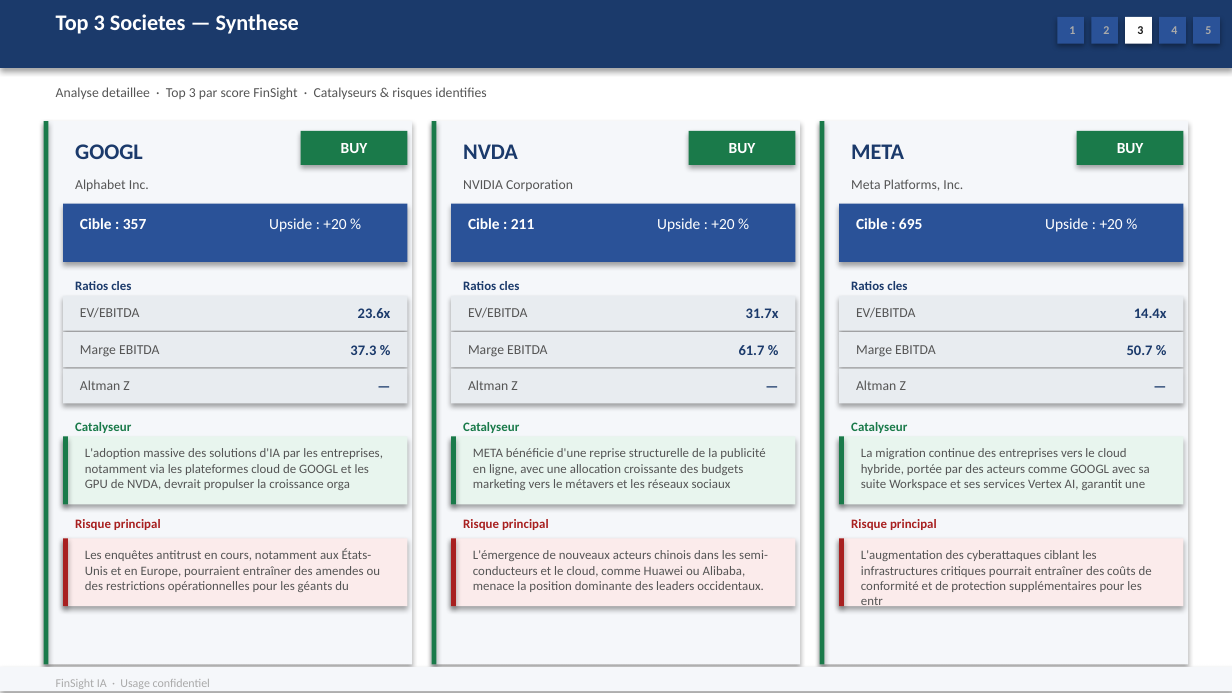
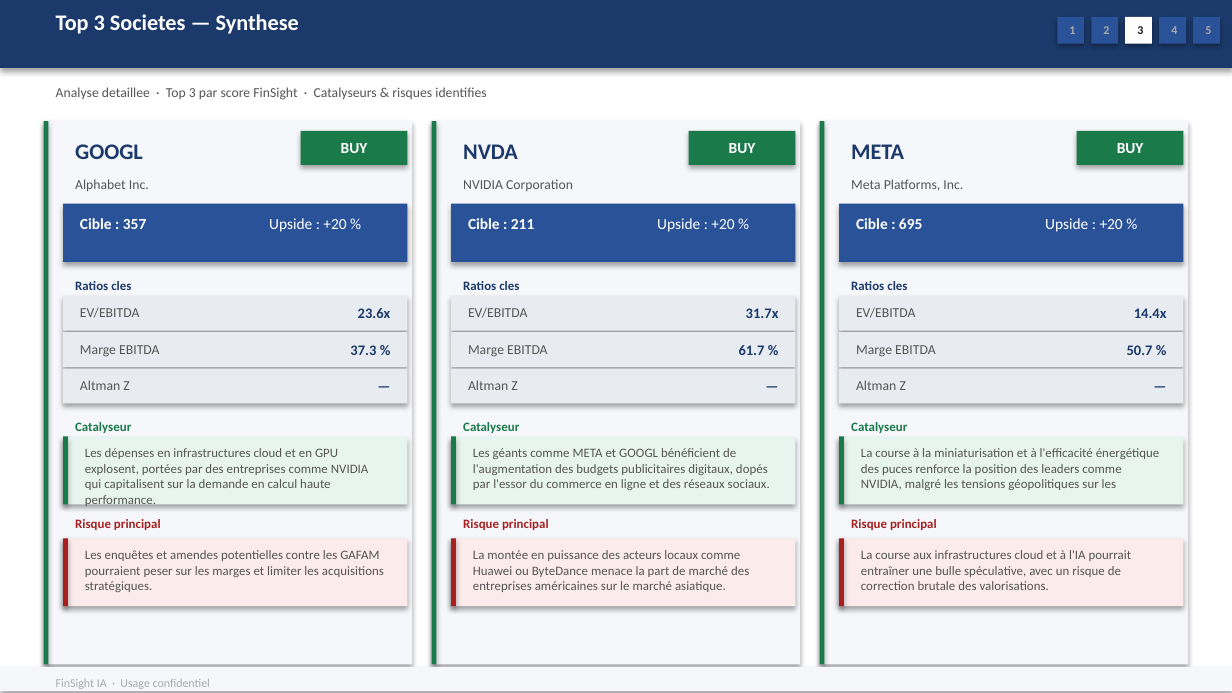
Before and after one commit to baptistejeh07-art/finsight-ia, a slide deck: slide 13 of preview/secteur_Technology_S&P_500/secteur_Technology_S&P_500.pptx. Drawn at 1232x693 pixels with LibreOffice and Linux fonts; fonts in the diff are those of the drawing. Boxes give left, top, right and bottom in pixels: in the first picture for what was removed or moved away, otherwise in the second. Text is boxed around its words. In the diff, an @@ line names an element or a change of style, - is before the commit and + after.

```diff
--- a/preview/secteur_Technology_S&P_500/secteur_Technology_S&P_500.pptx
+++ b/preview/secteur_Technology_S&P_500/secteur_Technology_S&P_500.pptx
@@ text at (85,448,369,506): text changed @@
-L'adoption massive des solutions d'IA par les entreprises, notamment via les plateformes cloud de GOOGL et les GPU de NVDA, devrait propulser la croissance orga
+Les dépenses en infrastructures cloud et en GPU explosent, portées par des entreprises comme NVIDIA qui capitalisent sur la demande en calcul haute performance.
@@ text at (473,448,770,490): text changed @@
-META bénéficie d'une reprise structurelle de la publicité en ligne, avec une allocation croissante des budgets marketing vers le métavers et les réseaux sociaux
+Les géants comme META et GOOGL bénéficient de l'augmentation des budgets publicitaires digitaux, dopés par l'essor du commerce en ligne et des réseaux sociaux.
@@ text at (861,448,1160,490): text changed @@
-La migration continue des entreprises vers le cloud hybride, portée par des acteurs comme GOOGL avec sa suite Workspace et ses services Vertex AI, garantit une
+La course à la miniaturisation et à l'efficacité énergétique des puces renforce la position des leaders comme NVIDIA, malgré les tensions géopolitiques sur les
@@ text at (85,550,384,592): text changed @@
-Les enquêtes antitrust en cours, notamment aux États-Unis et en Europe, pourraient entraîner des amendes ou des restrictions opérationnelles pour les géants du
+Les enquêtes et amendes potentielles contre les GAFAM pourraient peser sur les marges et limiter les acquisitions stratégiques.
@@ text at (473,550,749,592): text changed @@
-L'émergence de nouveaux acteurs chinois dans les semi-conducteurs et le cloud, comme Huawei ou Alibaba, menace la position dominante des leaders occidentaux.
+La montée en puissance des acteurs locaux comme Huawei ou ByteDance menace la part de marché des entreprises américaines sur le marché asiatique.
@@ text at (861,550,1132,590): text changed @@
-L'augmentation des cyberattaques ciblant les infrastructures critiques pourrait entraîner des coûts de conformité et de protection supplémentaires pour les entr
+La course aux infrastructures cloud et à l'IA pourrait entraîner une bulle spéculative, avec un risque de correction brutale des valorisations.
```
Also in this commit, not shown: 5 other slides changed, 2 other files.
